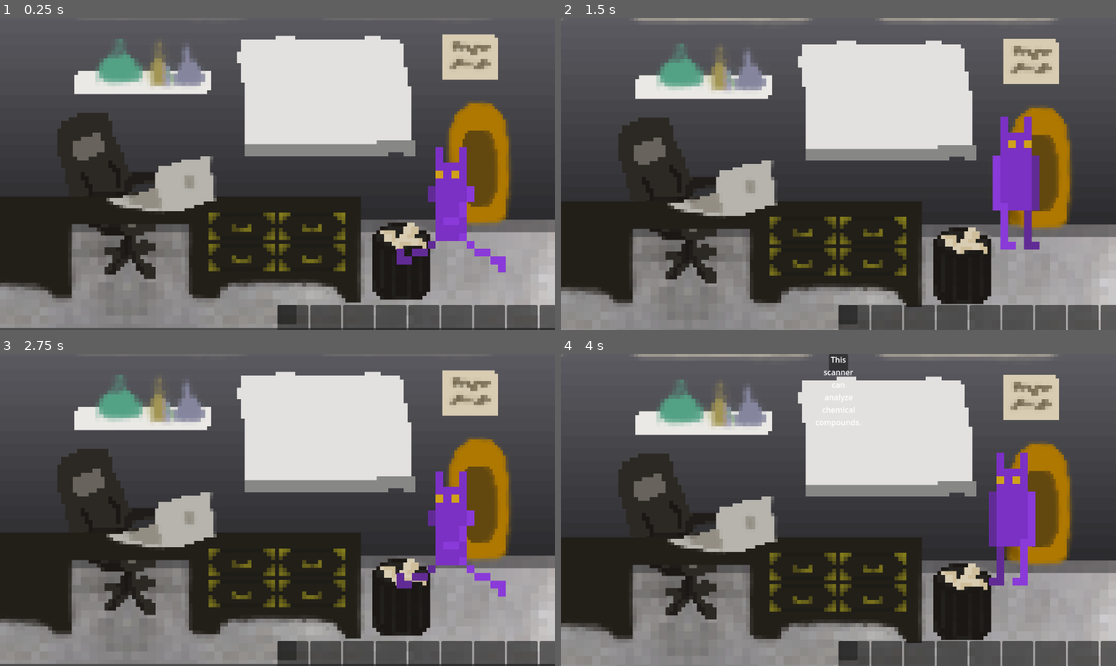
Above: before the commit, frames 1-4 (two rows, left to right).
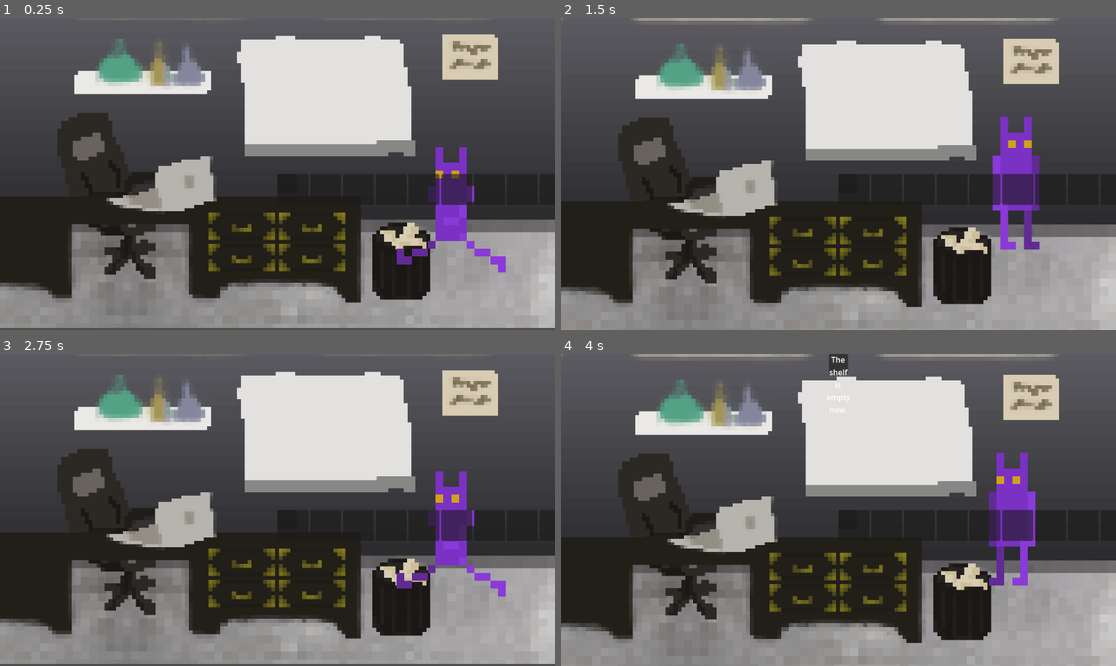
Above: after the commit, the same moments.

Repository: navyan02/EECS581_Project3
Game: Godot game, scene res://src/lab.tscn
Same seed, same stepped clock (60 frames per second), same inputs: the game is played once before the commit and once after it.
Inputs (mouse positions are in pixels of both pictures, inside the frame that each line leads up to):
- Up to frame 1 (0.25 s): no input
- Up to frame 2 (1.5 s): drag from (721, 183) to (1032, 55) at 0.52 s; drag from (1032, 55) to (721, 183) at 1.27 s
- Up to frame 3 (2.75 s): move the mouse to (277, 581) at 2.02 s; press the mouse at (277, 581) at 2.03 s
- Up to frame 4 (4 s): release the mouse at (838, 581) at 2.75 s; drag from (1038, 500) to (1032, 391) at 2.77 s; tap Enter at 3.5 s; drag from (705, 422) to (838, 581) at 3.52 s

The runs differ from the first frame. In frame 1, 7.8% of the frame differs, in the area x 49-100%, y 27-100%; in frame 2, 7.3%; in frame 3, 7.7%; in frame 4, 7.7%.

Commit message:
Fixed bug where items weren't dropping from the inventory correctly preventing dialog from triggering

Diff:
--- a/godot-game/inventoryFunctionality/inventory_slot.gd
+++ b/godot-game/inventoryFunctionality/inventory_slot.gd
@@ -34,8 +34,11 @@
 	is_dragging = dragging
 	if dragging:
 		item_icon.modulate.a = 0.5
+		# Make the icon not block mouse input while dragging
+		item_icon.mouse_filter = Control.MOUSE_FILTER_IGNORE
 	else:
 		item_icon.modulate.a = 1.0
+		item_icon.mouse_filter = Control.MOUSE_FILTER_PASS
 		# Reset position when done dragging
 		item_icon.position = original_position
 
--- a/godot-game/inventoryFunctionality/inventory_slot.tscn
+++ b/godot-game/inventoryFunctionality/inventory_slot.tscn
@@ -8,9 +8,12 @@
 script = ExtResource("1_oej4f")
 
 [node name="TextureRect" type="TextureRect" parent="."]
-layout_mode = 0
-offset_right = 40.0
-offset_bottom = 40.0
+layout_mode = 1
+anchors_preset = 15
+anchor_right = 1.0
+anchor_bottom = 1.0
+grow_horizontal = 2
+grow_vertical = 2
 
 [node name="ItemIcon" type="TextureRect" parent="."]
 layout_mode = 0
--- a/godot-game/inventoryFunctionality/inventory_system.gd
+++ b/godot-game/inventoryFunctionality/inventory_system.gd
@@ -13,10 +13,16 @@
 var dragging_item: ItemData = null
 var dragging_slot: InventorySlot = null
 
-#@onready var slots_container = $SlotsContainer
-@onready var slots_container = $Panel/SlotsContainer
+var slots_container: HBoxContainer
 
 func _ready():
+	add_to_group("inventory")
+
+	# Create slots container programmatically
+	slots_container = HBoxContainer.new()
+	slots_container.alignment = BoxContainer.ALIGNMENT_CENTER
+	add_child(slots_container)
+
 	_create_slots()
 
 func _create_slots():
@@ -72,13 +78,31 @@
 
 func _handle_drop():
 	if dragging_item:
-		var mouse_pos = get_global_mouse_position()
-		var dropped_on = _get_interactable_at_position(mouse_pos)
+		# Get mouse position in world coordinates (not screen coordinates)
+		var mouse_pos = get_viewport().get_mouse_position()
+		var camera = get_viewport().get_camera_2d()
+
+		# Convert screen position to world position
+		var world_pos = mouse_pos
+		if camera:
+			world_pos = mouse_pos + camera.get_screen_center_position() - get_viewport_rect().size / 2
+
+		var dropped_on = _get_interactable_at_position(world_pos)
 
 		if dropped_on and dropped_on.has_method("handle_item_drop"):
+			# Let the object handle the interaction
 			dropped_on.handle_item_drop(dragging_item, self)
-		#	Note that inventory_slot.gd handles returning the item to the inventory when dropped
+		elif _is_over_inventory(mouse_pos):
+			# Dropped back into inventory - item never left, just reset visuals
+			pass
+		else:
+			# Dropped into void - item stays in inventory, just reset visuals
+			# Optionally show feedback
+			var dialog = get_tree().get_first_node_in_group("dialog")
+			if dialog and dialog.has_method("show_message"):
+				dialog.show_message("I'll hold onto this.")
 
+		# Always reset the dragging visuals
 		if dragging_slot:
 			dragging_slot.set_dragging(false)
 
@@ -98,9 +122,10 @@
 			return collider
 	return null
 
-func _is_over_inventory(pos: Vector2) -> bool:
+func _is_over_inventory(screen_pos: Vector2) -> bool:
+	# This uses screen position, not world position
 	var rect = get_global_rect()
-	return rect.has_point(pos)
+	return rect.has_point(screen_pos)
 
 func get_dragging_item() -> ItemData:
 	return dragging_item
--- a/godot-game/inventoryFunctionality/inventory_ui.tscn
+++ b/godot-game/inventoryFunctionality/inventory_ui.tscn
@@ -5,10 +5,9 @@
 
 [node name="Control" type="Control" groups=["inventory"]]
 layout_mode = 3
-anchors_preset = 7
-anchor_left = 0.5
+anchors_preset = 12
 anchor_top = 1.0
-anchor_right = 0.5
+anchor_right = 1.0
 anchor_bottom = 1.0
 grow_horizontal = 2
 grow_vertical = 0
--- a/godot-game/inventoryFunctionality/labLevelInteractables/scanner.gd
+++ b/godot-game/inventoryFunctionality/labLevelInteractables/scanner.gd
@@ -6,19 +6,20 @@
 
 func _ready():
 	input_event.connect(_on_input_event)
+	set_pickable(true)
 
-func _on_input_event(_viewport, event, _shape_idx):
-	if event is InputEventMouseButton and event.pressed:
+func _on_input_event(_viewport: Node, event: InputEvent, _shape_idx: int):
+	if event is InputEventMouseButton and event.pressed and event.button_index == MOUSE_BUTTON_LEFT:
 		_show_dialog("This scanner can analyze chemical compounds.")
 
 func handle_item_drop(dropped_item: ItemData, inventory: InventorySystem):
+	print("*Scanner*: Something just dropped on me")
 	if dropped_item.item_id == "beakers":
-		print("99% uninvisible ink detected.")
 		_show_dialog("99% uninvisible ink detected.")
 		# Item returns to inventory (don't remove it)
 	else:
 		_show_dialog("The scanner shows no unusual properties.")
-		print("The scanner shows no unusual properties.")
+
 func _show_dialog(text: String):
 	var dialog = get_tree().get_first_node_in_group("dialog")
 	if dialog and dialog.has_method("show_message"):
--- a/godot-game/inventoryFunctionality/labLevelInteractables/scanner.tscn
+++ b/godot-game/inventoryFunctionality/labLevelInteractables/scanner.tscn
@@ -81,7 +81,6 @@
 script = ExtResource("1_urrwr")
 
 [node name="CollisionShape2D" type="CollisionShape2D" parent="."]
-visible = false
 z_index = 1
 shape = SubResource("CapsuleShape2D_rls6k")
 
--- a/godot-game/inventoryFunctionality/labLevelInteractables/shelf.gd
+++ b/godot-game/inventoryFunctionality/labLevelInteractables/shelf.gd
@@ -6,12 +6,14 @@
 
 func _ready():
 	input_event.connect(_on_input_event)
+	set_pickable(true)
 
-func _on_input_event(_viewport, event, _shape_idx):
-	if event is InputEventMouseButton and event.pressed:
-		pass  # Shelf can be clicked but does nothing when empty
+func _on_input_event(_viewport: Node, event: InputEvent, _shape_idx: int):
+	if event is InputEventMouseButton and event.pressed and event.button_index == MOUSE_BUTTON_LEFT:
+		_show_dialog("The shelf is empty now.")
 
 func handle_item_drop(dropped_item: ItemData, inventory: InventorySystem):
+	print("*Shelf*: Something just dropped on me")
 	if dropped_item.item_id == "beakers":
 		_show_dialog("I don't want to put them back. They may come in handy.")
 		# Item stays in inventory (don't remove it)
--- a/godot-game/inventoryFunctionality/labLevelInteractables/whiteboard.gd
+++ b/godot-game/inventoryFunctionality/labLevelInteractables/whiteboard.gd
@@ -11,18 +11,20 @@
 
 func _ready():
 	input_event.connect(_on_input_event)
+	set_pickable(true)
 	if message_label:
 		message_label.visible = false
 		message_label.text = hidden_message
 
-func _on_input_event(_viewport, event, _shape_idx):
-	if event is InputEventMouseButton and event.pressed:
+func _on_input_event(_viewport: Node, event: InputEvent, _shape_idx: int):
+	if event is InputEventMouseButton and event.pressed and event.button_index == MOUSE_BUTTON_LEFT:
 		if message_revealed:
 			_show_dialog(hidden_message)
 		else:
 			_show_dialog("It's just a blank whiteboard... or is it?")
 
 func handle_item_drop(dropped_item: ItemData, inventory: InventorySystem):
+	print("*Whiteboard*: Something just dropped on me")
 	if dropped_item.item_id == "beakers":
 		if not message_revealed:
 			_reveal_message()
--- a/godot-game/src/lab.tscn
+++ b/godot-game/src/lab.tscn
@@ -171,7 +171,7 @@
 [node name="Interactables" type="Node" parent="Node2D"]
 
 [node name="Scanner" parent="Node2D/Interactables" instance=ExtResource("17_rh3ni")]
-position = Vector2(1363.0001, 355.00003)
+position = Vector2(294.00012, 367)
 scale = Vector2(2.6721609, 2.6721609)
 
 [node name="Shelf" parent="Node2D/Interactables" instance=ExtResource("18_huwru")]
@@ -199,12 +199,7 @@
 
 [node name="Inventory UI" parent="CanvasLayer" instance=ExtResource("20_mlblw")]
 z_index = 10
-anchors_preset = -1
-anchor_left = 0.51900005
-anchor_top = 0.95400006
-anchor_right = 0.51900005
-anchor_bottom = 0.95400006
-offset_left = -21.888062
-offset_top = -22.192017
-offset_right = -21.888062
-offset_bottom = -22.192017
+anchors_preset = 8
+anchor_top = 0.5
+anchor_bottom = 0.5
+grow_vertical = 2
